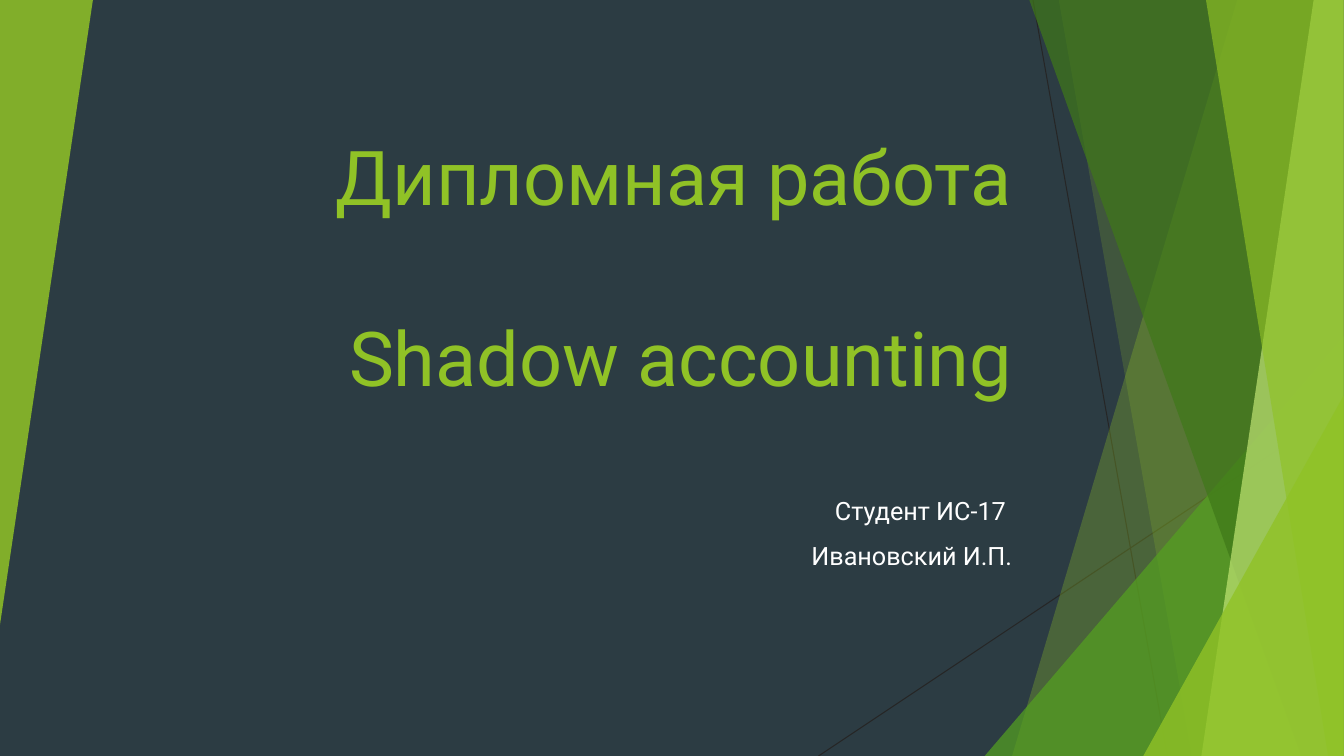
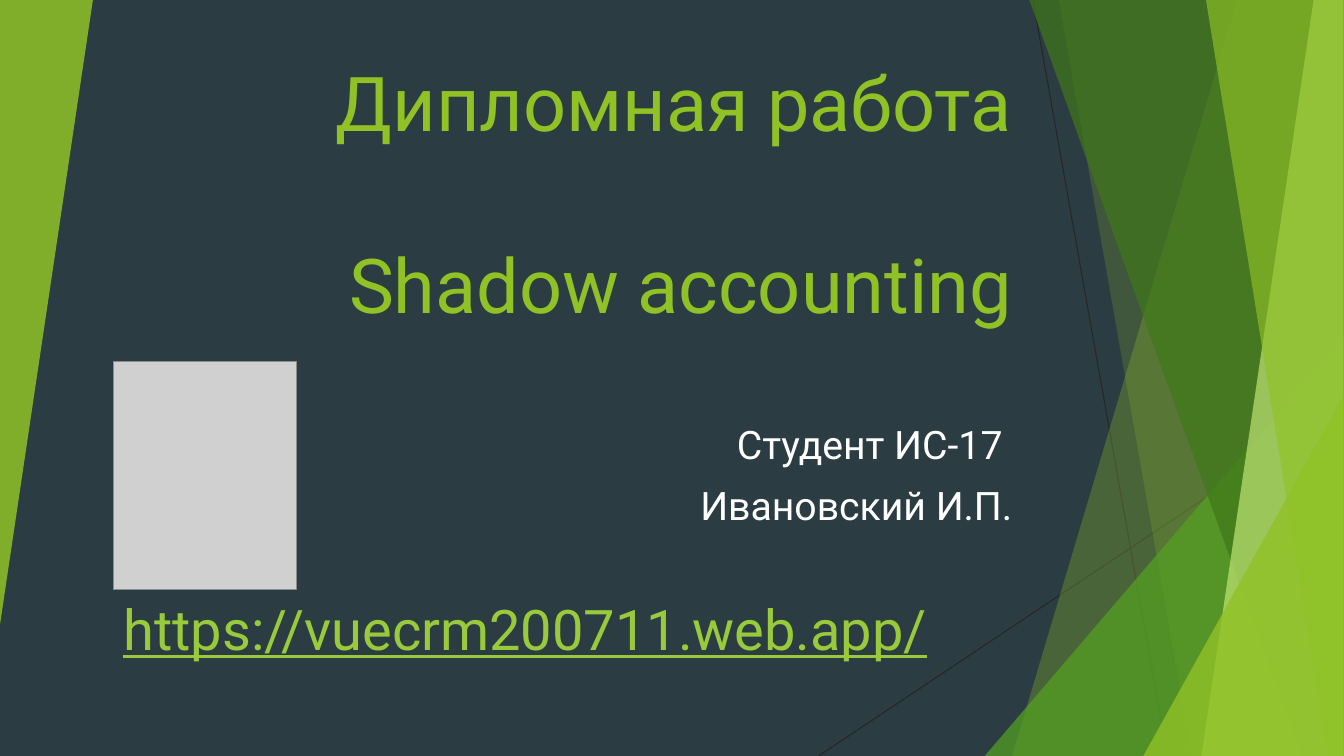
Before and after one commit to Domovikx/vue_crm, a slide deck: slide 1 of docs/Презентация.pptx. Drawn at 1344x756 pixels with LibreOffice and Linux fonts; fonts in the diff are those of the drawing; grey boxes stand for pictures. Boxes give left, top, right and bottom in pixels: in the first picture for what was removed or moved away, otherwise in the second. Text is boxed around its words. In the diff, an @@ line names an element or a change of style, - is before the commit and + after.

```diff
--- a/docs/Презентация.pptx
+++ b/docs/Презентация.pptx
@@ title "Дипломная работа Shadow accounting": place and size @@
-title "Дипломная работа Shadow accounting" at [336,147,1012,402]
+title "Дипломная работа Shadow accounting" at [336,73,1012,329]
@@ picture added at [114,362,296,590] @@
@@ subtitle "Студент ИС-17": place and size @@
-subtitle "Студент ИС-17" at [811,502,1012,566]
+subtitle "Студент ИС-17" at [700,430,1012,521]
@@ subtitle "Студент ИС-17" at [700,430,1012,521]: size 18 to 28 pt @@
@@ text added at [123,608,926,662], 40 pt, text #99CA3C, underline @@
+https://vuecrm200711.web.app/
```
Also in this commit, not shown: 8 slides added, 7 other files.
